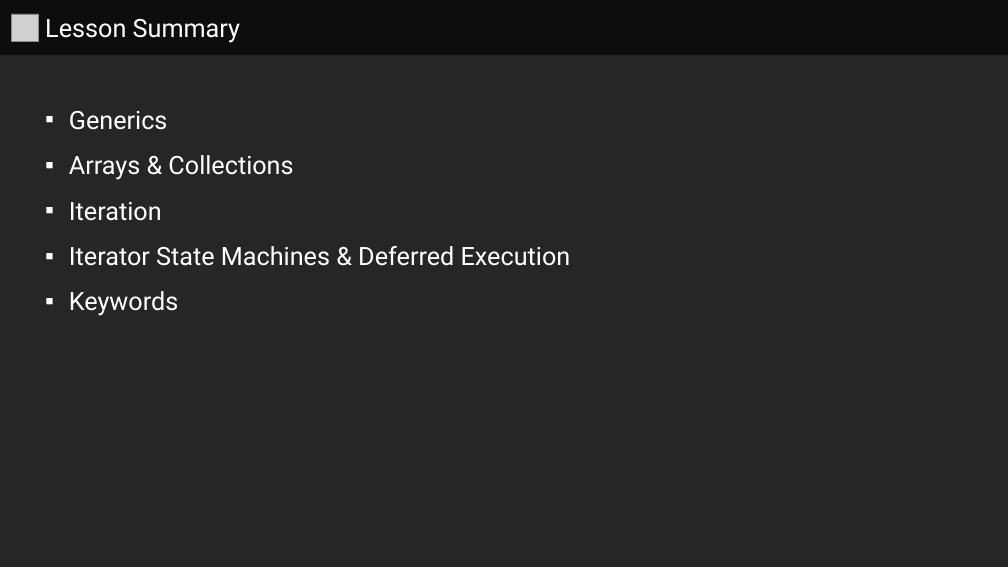
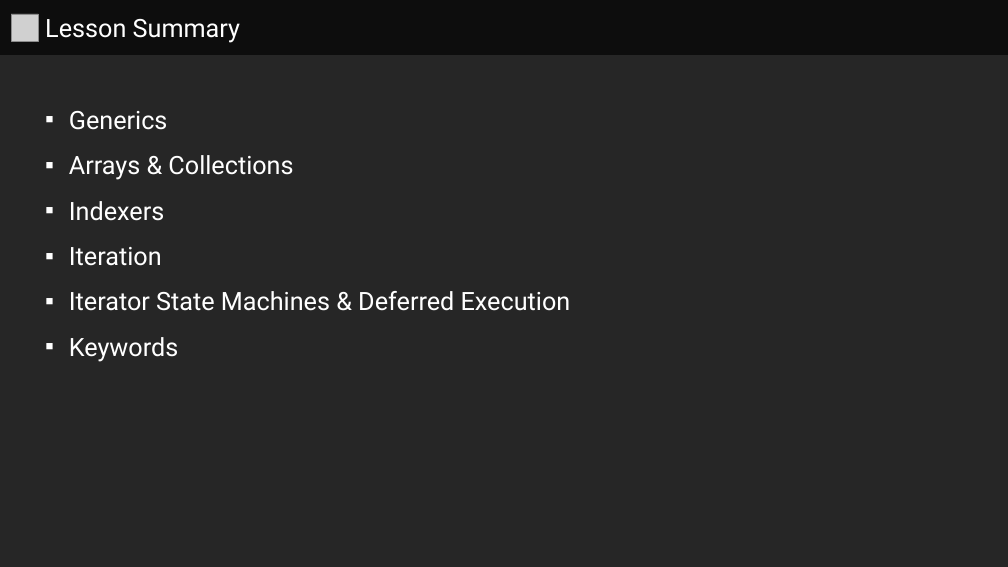
Before and after one commit to series0ne/DotNetFundamentalsWithCSharp, a slide deck: slide 2 of Lesson 5/Lesson 5.pptx. Drawn at 1008x567 pixels with LibreOffice and Linux fonts; fonts in the diff are those of the drawing; grey boxes stand for pictures. Boxes give left, top, right and bottom in pixels: in the first picture for what was removed or moved away, otherwise in the second. Text is boxed around its words. In the diff, an @@ line names an element or a change of style, - is before the commit and + after.

```diff
--- a/Lesson 5/Lesson 5.pptx
+++ b/Lesson 5/Lesson 5.pptx
@@ text in rectangle at <box>69,201,164,221</box>: paragraph added @@
+  ▪ Indexers
```
Also in this commit, not shown: 1 other slide changed, 1 slide added, 17 other files.
